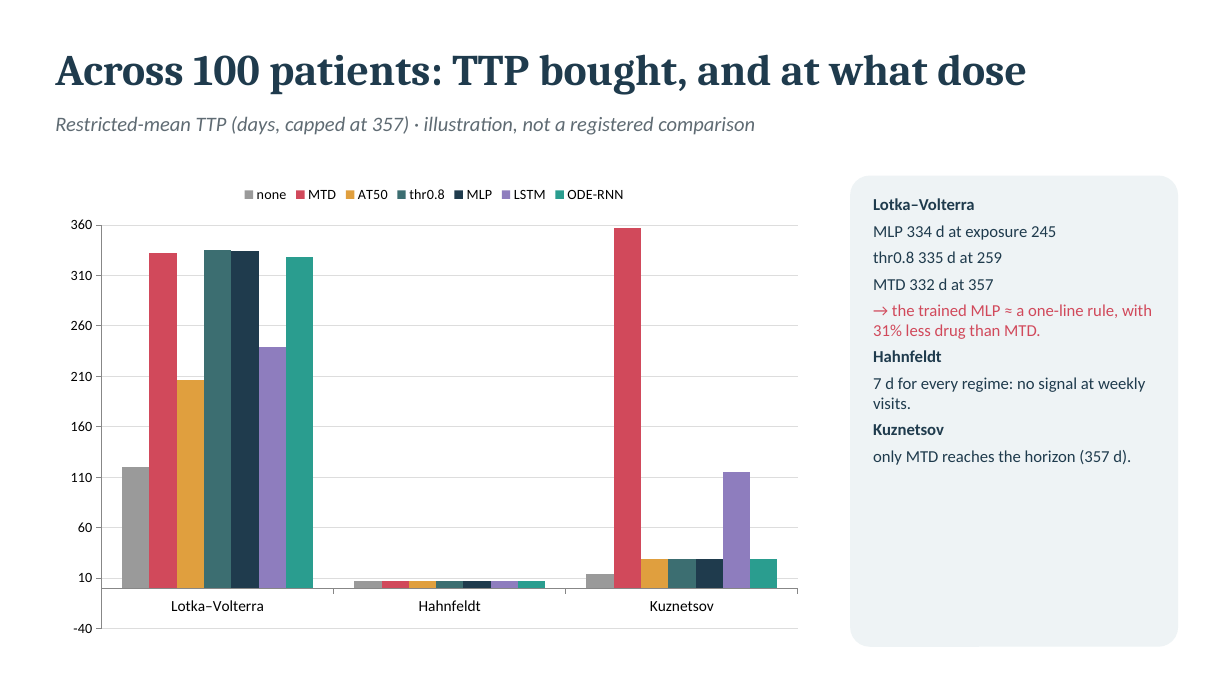
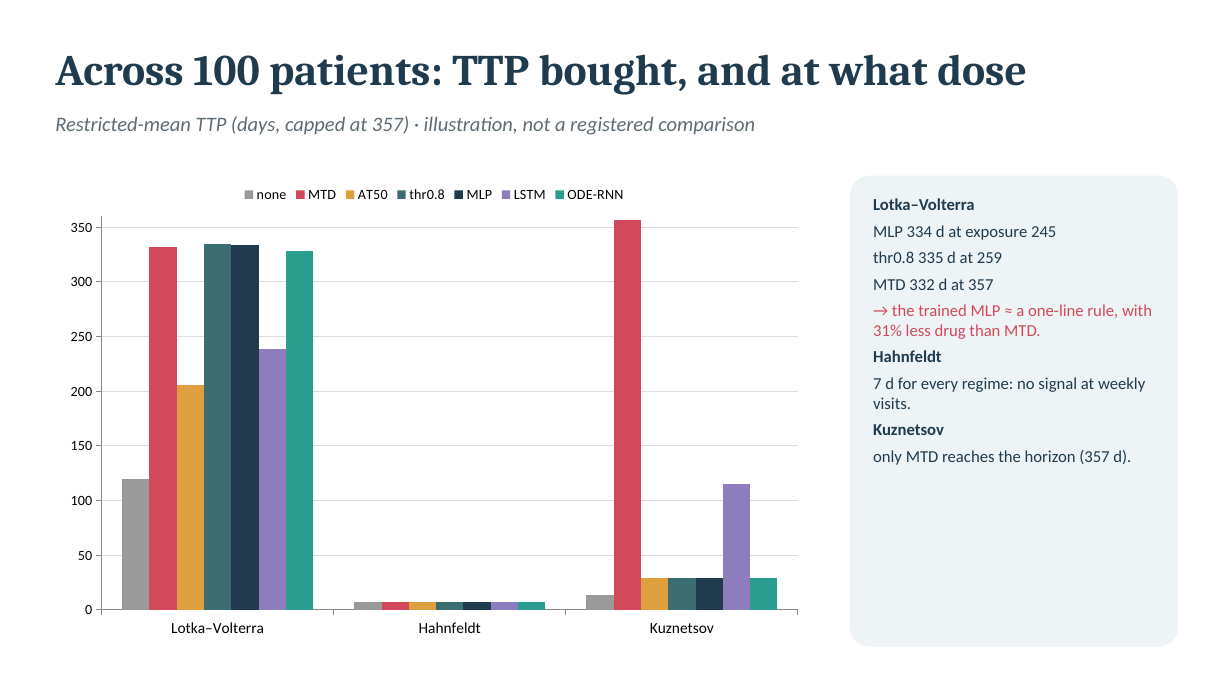
Before and after one commit to Dante-Berth/Continuous_Time_RL_Policies_for_Robust_Cancer_Adaptive_Therapy, a slide deck: slide 9 of report/2026-09-24/adaptive_therapy_report.pptx. Drawn at 1232x693 pixels with LibreOffice and Linux fonts; fonts in the diff are those of the drawing. Boxes give left, top, right and bottom in pixels: in the first picture for what was removed or moved away, otherwise in the second. Text is boxed around its words. In the diff, an @@ line names an element or a change of style, - is before the commit and + after.

```diff
--- a/report/2026-09-24/adaptive_therapy_report.pptx
+++ b/report/2026-09-24/adaptive_therapy_report.pptx
@@ column chart at [55,176,813,647] @@
@@ value axis changed @@
```
Also in this commit, not shown: 3 other slides changed, 2 slides added, 5 other files.
